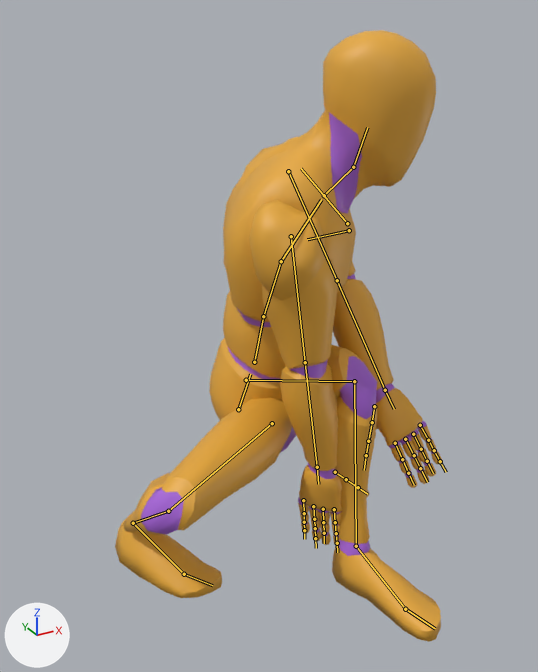
Before and after pictures for a commit that changed the glTF model assets/animations/nadja_golpes.glb.
One viewpoint serves both versions: a 50 mm camera at (-0.699, -1.373, 1.243) aimed at (-0.003, -0.109, 0.611). Lighting does not change. The marker at lower left points along +X, +Y and +Z. The older version comes first. Both versions are drawn at frame 2 of the action 'Nadja_Rasteira'; the numbers are the values there. The bones that change, and the others that lie on the model, are drawn over the model as lines.

Objects in the first picture: 'Mannequin'.
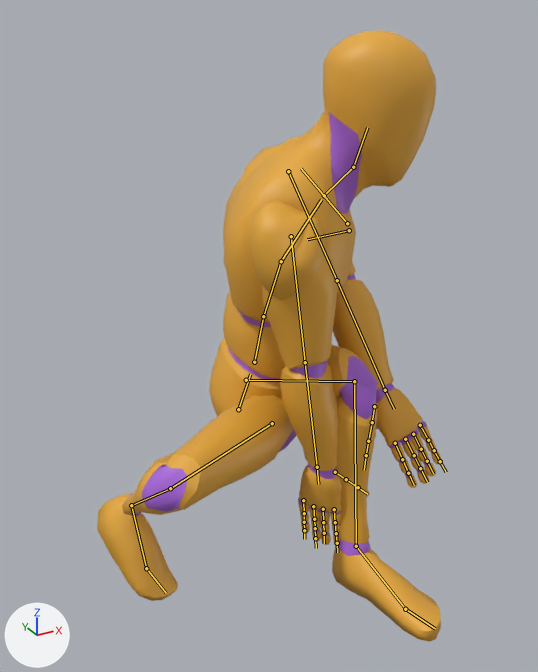
Changed parts and their boxes [x1, y1, x2, y2] in the pictures (538 x 672 px):
'Mannequin', posed: before [115, 30, 443, 642]; after [97, 30, 443, 642]
bone 'thigh_r', root to tip: before (272, 423) to (168, 511); after (272, 423) to (170, 488)
bone 'calf_r', root to tip: before (168, 511) to (133, 523); after (170, 488) to (131, 505)
bone 'foot_r', root to tip: before (133, 523) to (184, 574); after (131, 505) to (146, 568)

Diff of the bpy script that builds the scene:
```diff
--- a/assets/animations/nadja_golpes.glb.py
+++ b/assets/animations/nadja_golpes.glb.py
@@ bone_thigh_r @@
 bone_thigh_r = bpy.data.objects['Armature'].pose.bones['thigh_r']  # child of 'pelvis'
-bone_thigh_r.rotation_quaternion = (0.406, 0.002, 0.518, 0.753)  # degrees (59, 25, 138)
+bone_thigh_r.rotation_quaternion = (0.389, 0.029, 0.47, 0.792)  # degrees (54, 19, 137)
@@ bone_calf_r @@
 bone_calf_r = bpy.data.objects['Armature'].pose.bones['calf_r']  # child of 'thigh_r'
-bone_calf_r.rotation_quaternion = (0.542, 0.84, 0.0, 0.0)  # degrees (114, 0, 0)
+bone_calf_r.rotation_quaternion = (0.508, 0.861, 0.0, 0.0)  # degrees (119, 0, 0)
@@ bone_foot_r @@
 bone_foot_r = bpy.data.objects['Armature'].pose.bones['foot_r']  # child of 'calf_r'
-bone_foot_r.rotation_quaternion = (0.567, -0.416, -0.285, -0.651)  # degrees (-12, -60, -91)
+bone_foot_r.rotation_quaternion = (0.614, -0.207, -0.544, -0.533)  # degrees (45, -63, -110)
```
